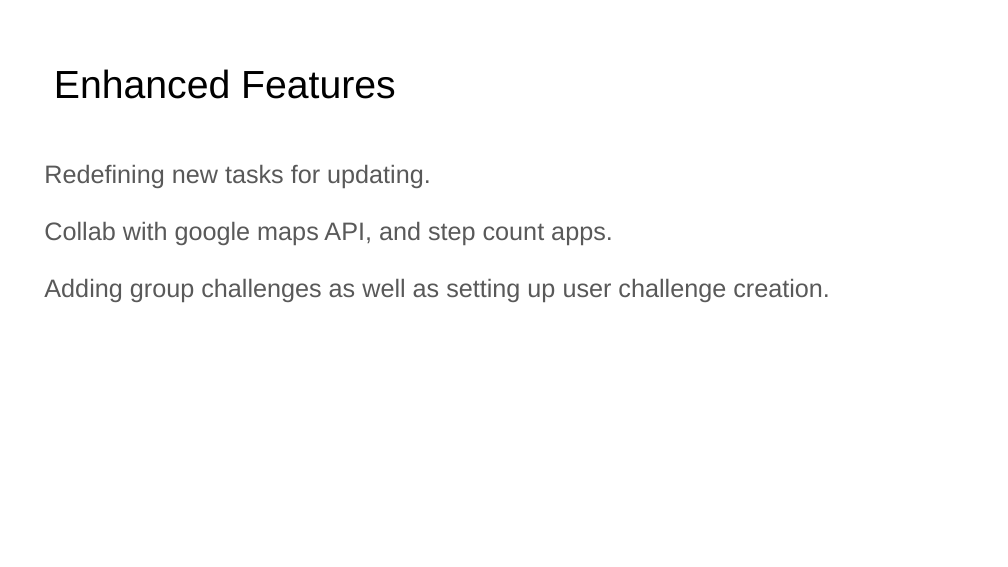
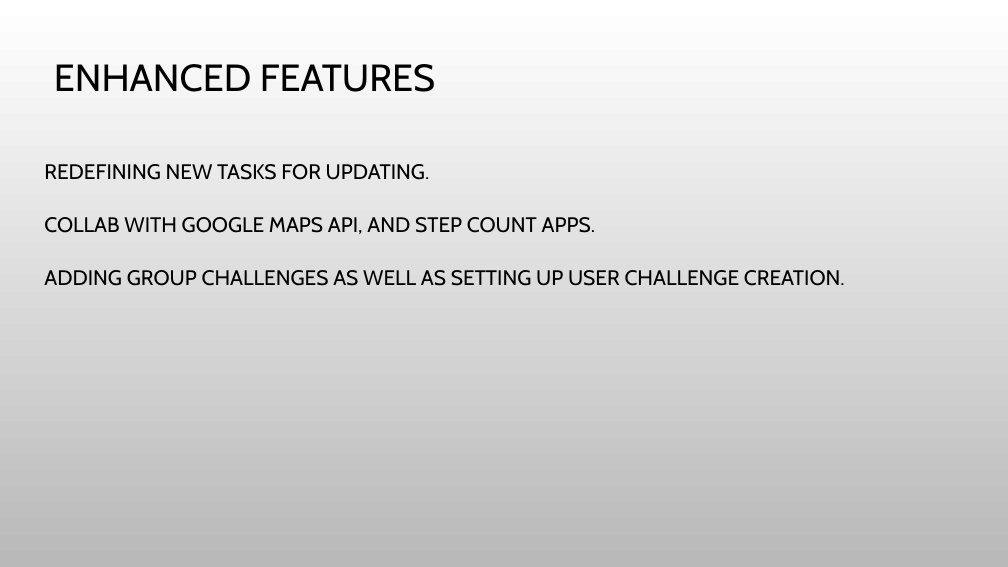
Before and after one commit to annie0sc/gdp_group4, a slide deck: slide 12 of GDP.pptx. Drawn at 1008x567 pixels with LibreOffice and Linux fonts; fonts in the diff are those of the drawing; background and template pictures are left out. Boxes give left, top, right and bottom in pixels: in the first picture for what was removed or moved away, otherwise in the second. Text is boxed around its words. In the diff, an @@ line names an element or a change of style, - is before the commit and + after.

```diff
--- a/GDP.pptx
+++ b/GDP.pptx
@@ background #FFFFFF to picture (left out) @@
@@ title at [54, 64, 435, 92]: text changed; size 28 to 27 pt; font Arial to Cabin @@
-Enhanced Features
+ENHANCED FEATURES
@@ text at [44, 164, 845, 286]: text changed; size 18 to 15 pt; font Arial to Cabin; text colour #595959 to #000000 @@
-Redefining new tasks for updating.
-Collab with google maps API, and step count apps.
-Adding group challenges as well as setting up user challenge creation.
+REDEFINING NEW TASKS FOR UPDATING.
+COLLAB WITH GOOGLE MAPS API, AND STEP COUNT APPS.
+ADDING GROUP CHALLENGES AS WELL AS SETTING UP USER CHALLENGE CREATION.
```
Also in this commit, not shown: 10 other slides changed, 3 slides added, 3 slides removed.
